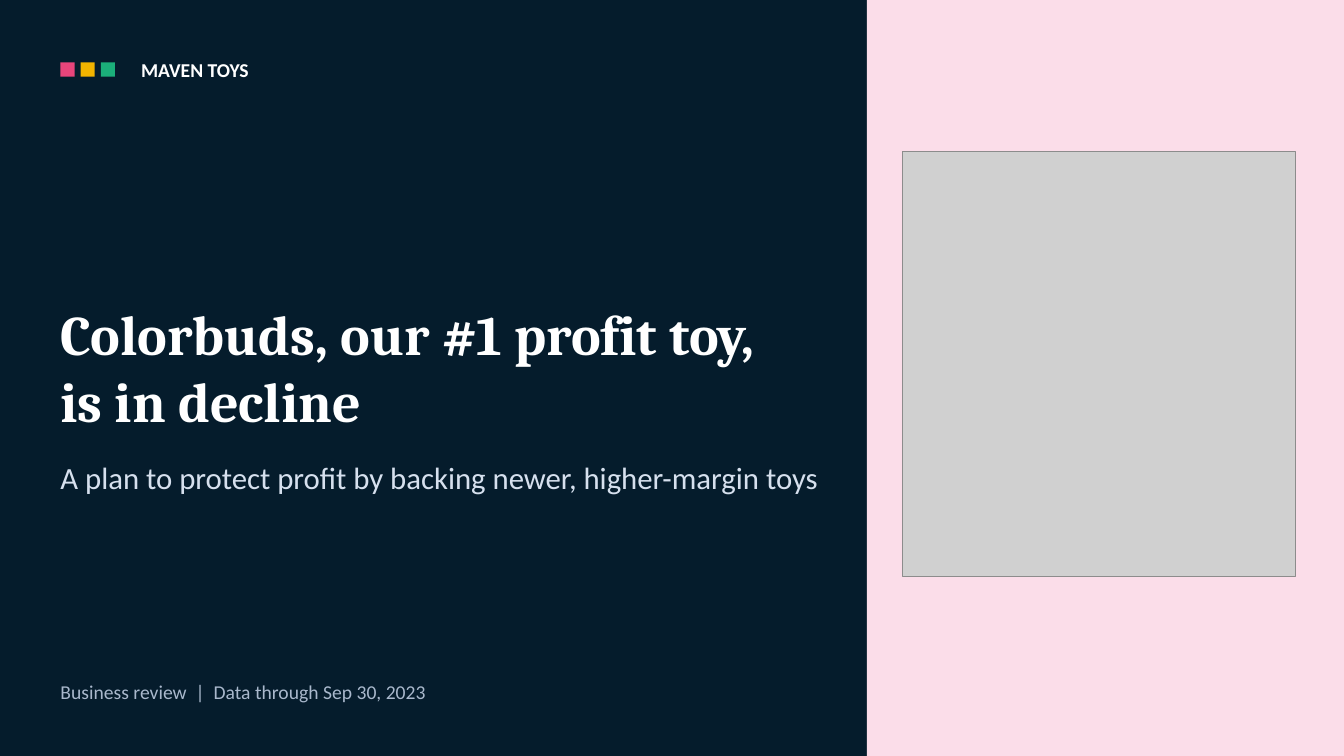
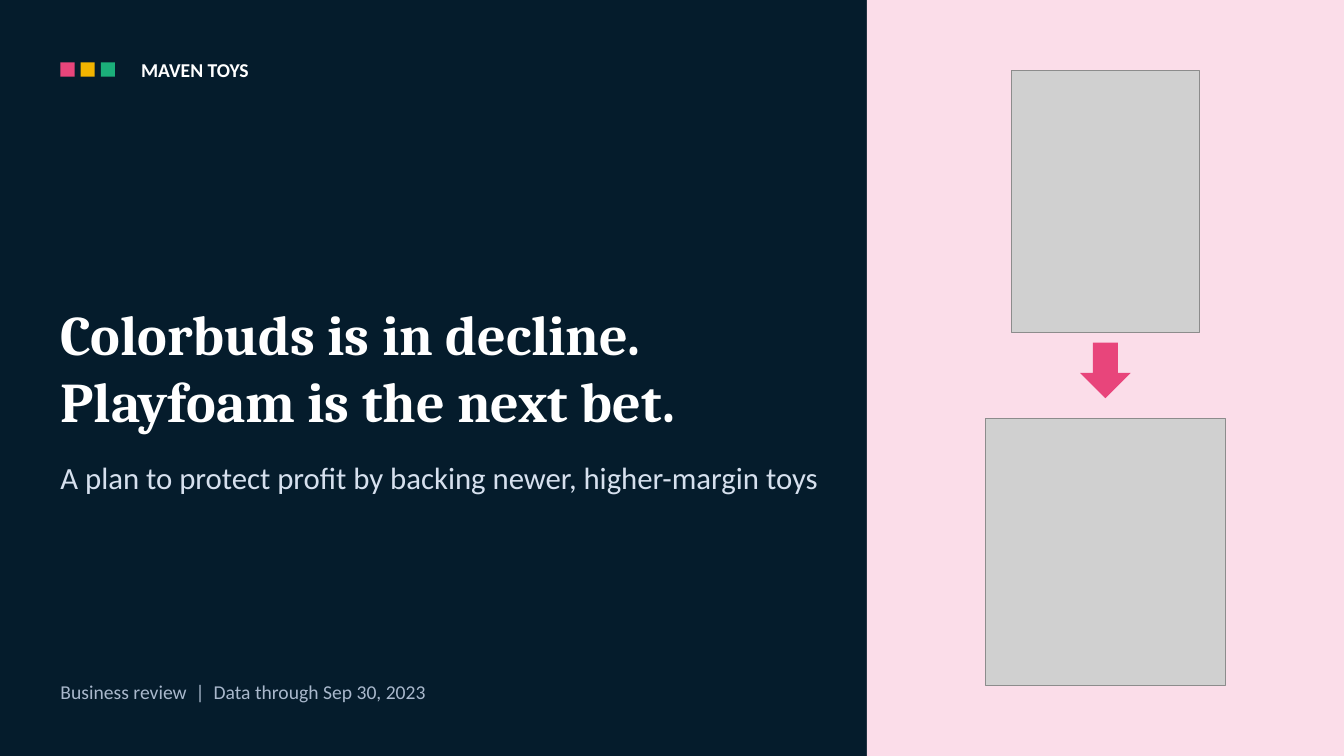
Before and after one commit to surajko9000/maven-toys-ai-analytics, a slide deck: slide 1 of site/deck/Colorbuds_to_Playfoam.pptx. Drawn at 1344x756 pixels with LibreOffice and Linux fonts; fonts in the diff are those of the drawing; grey boxes stand for pictures. Boxes give left, top, right and bottom in pixels: in the first picture for what was removed or moved away, otherwise in the second. Text is boxed around its words. In the diff, an @@ line names an element or a change of style, - is before the commit and + after.

```diff
--- a/site/deck/Colorbuds_to_Playfoam.pptx
+++ b/site/deck/Colorbuds_to_Playfoam.pptx
@@ picture added at bbox=[1012, 71, 1200, 333] @@
@@ picture removed at bbox=[902, 151, 1296, 577] @@
@@ text at bbox=[60, 316, 676, 434]: text changed @@
-Colorbuds, our #1 profit toy,
-is in decline
+Colorbuds is in decline.
+Playfoam is the next bet.
@@ down arrow added at bbox=[1081, 343, 1131, 398], fill #E8457B @@
@@ picture added at bbox=[986, 418, 1226, 686] @@
```
Also in this commit, not shown: 5 other files.
